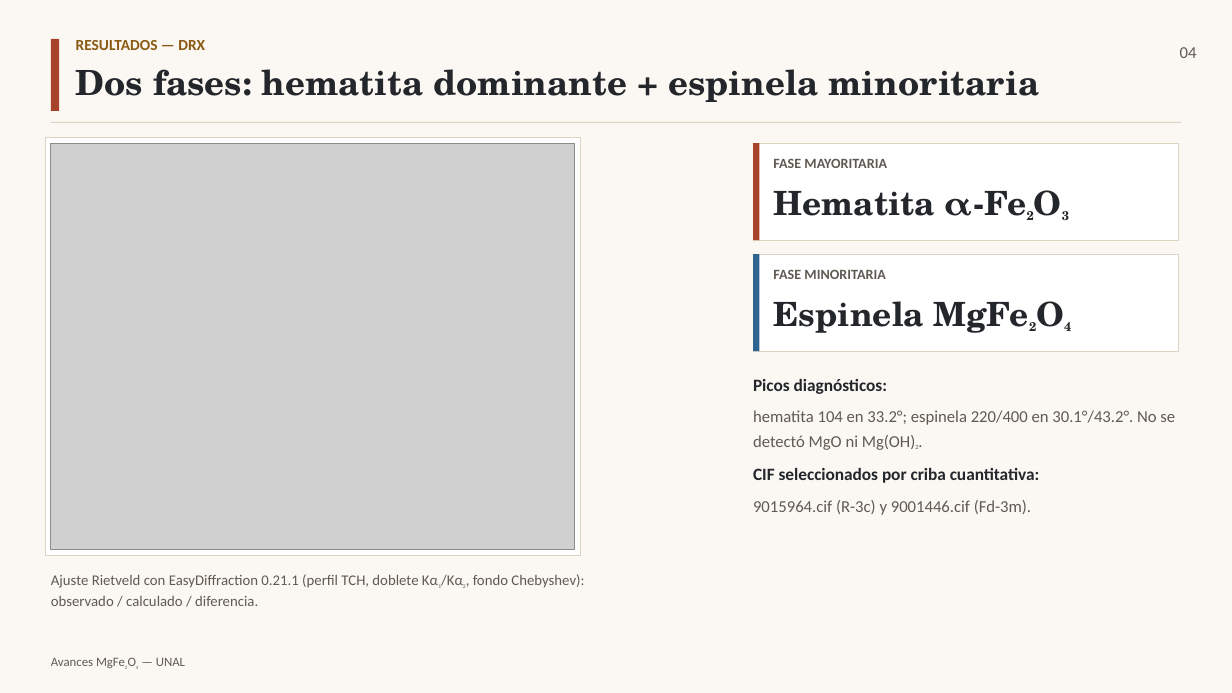
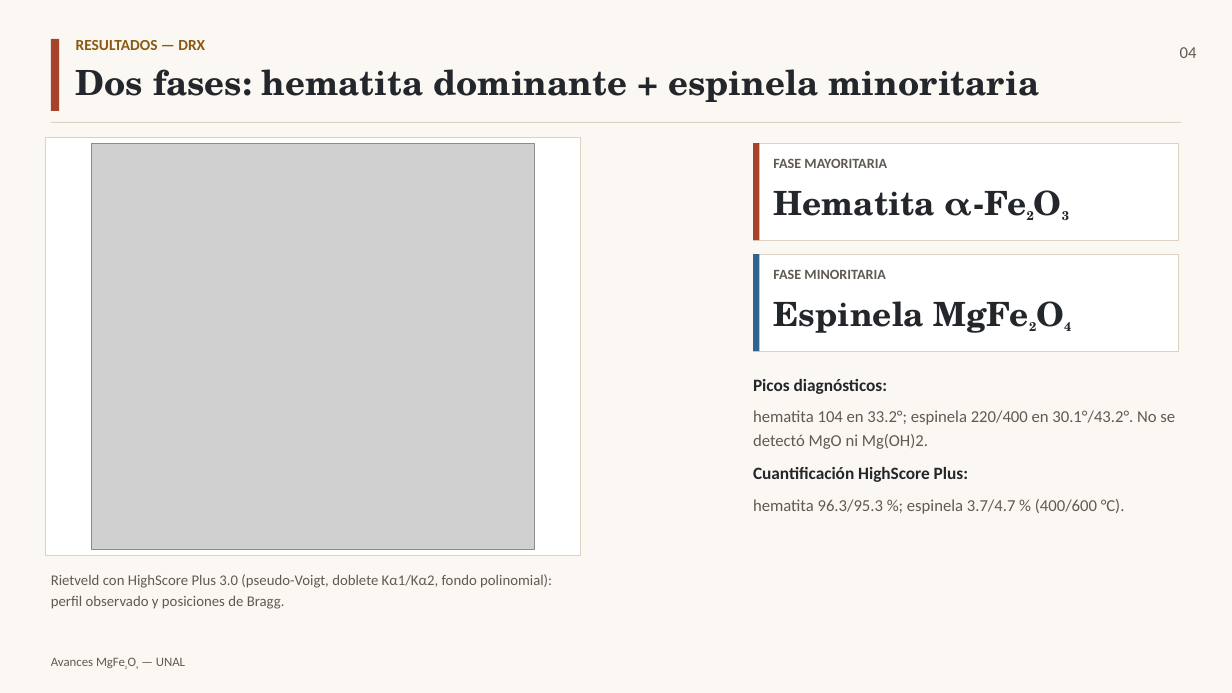
Before and after one commit to rifu-uni/tcb, a slide deck: slide 4 of article/Avances_MgFe2O4.pptx. Drawn at 1232x693 pixels with LibreOffice and Linux fonts; fonts in the diff are those of the drawing; grey boxes stand for pictures. Boxes give left, top, right and bottom in pixels: in the first picture for what was removed or moved away, otherwise in the second. Text is boxed around its words. In the diff, an @@ line names an element or a change of style, - is before the commit and + after.

Commit message:
update XRD quantification with HighScore Plus
Use HighScore Plus 3.0 as the reported Rietveld quantification: 400 C = 96.3/3.7 wt% hematite/spinel; 600 C = 95.3/4.7 wt%. Update article table, methods, conclusions, HXP figure, and Avances slides; keep in-house model only as qualitative sanity check.

```diff
--- a/article/Avances_MgFe2O4.pptx
+++ b/article/Avances_MgFe2O4.pptx
@@ picture: place and size @@
-picture at bbox=[51, 143, 575, 550]
+picture at bbox=[91, 143, 535, 550]
@@ text at bbox=[753, 410, 1175, 449]: size 8.6 to 13 pt, now on the baseline in "Mg(OH)2." @@
@@ text at bbox=[753, 467, 1125, 514]: text changed; size 13.5 to 13 pt; text colour #23262B to #5F5A52; bold off @@
-CIF seleccionados por criba cuantitativa:
-9015964.cif (R-3c) y 9001446.cif (Fd-3m).
+Cuantificación HighScore Plus:
+hematita 96.3/95.3 %; espinela 3.7/4.7 % (400/600 °C).
@@ text at bbox=[51, 574, 552, 609]: text changed @@
-Ajuste Rietveld con EasyDiffraction 0.21.1 (perfil TCH, doblete Kα1/Kα2, fondo Chebyshev): observado / calculado / diferencia.
+Rietveld con HighScore Plus 3.0 (pseudo-Voigt, doblete Kα1/Kα2, fondo polinomial): perfil observado y posiciones de Bragg.
```
Also in this commit, not shown: 2 other slides changed, 4 other files.
